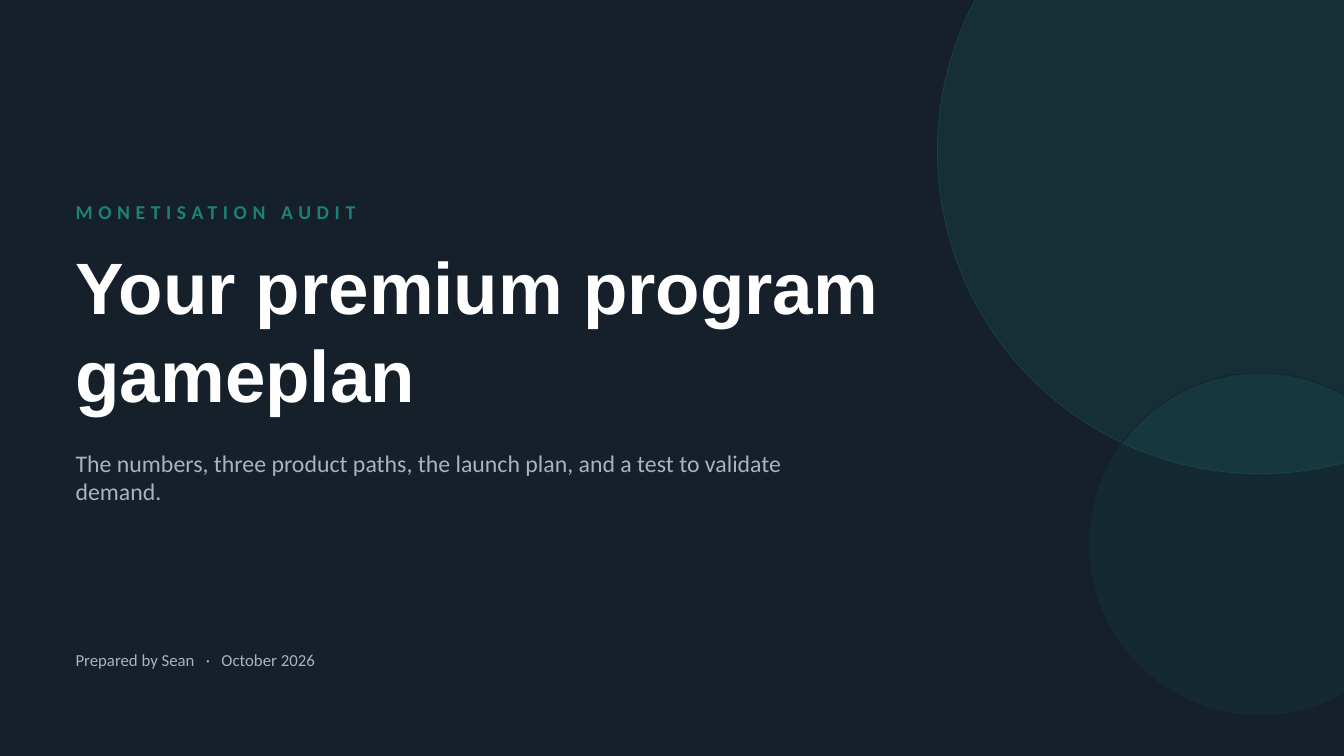
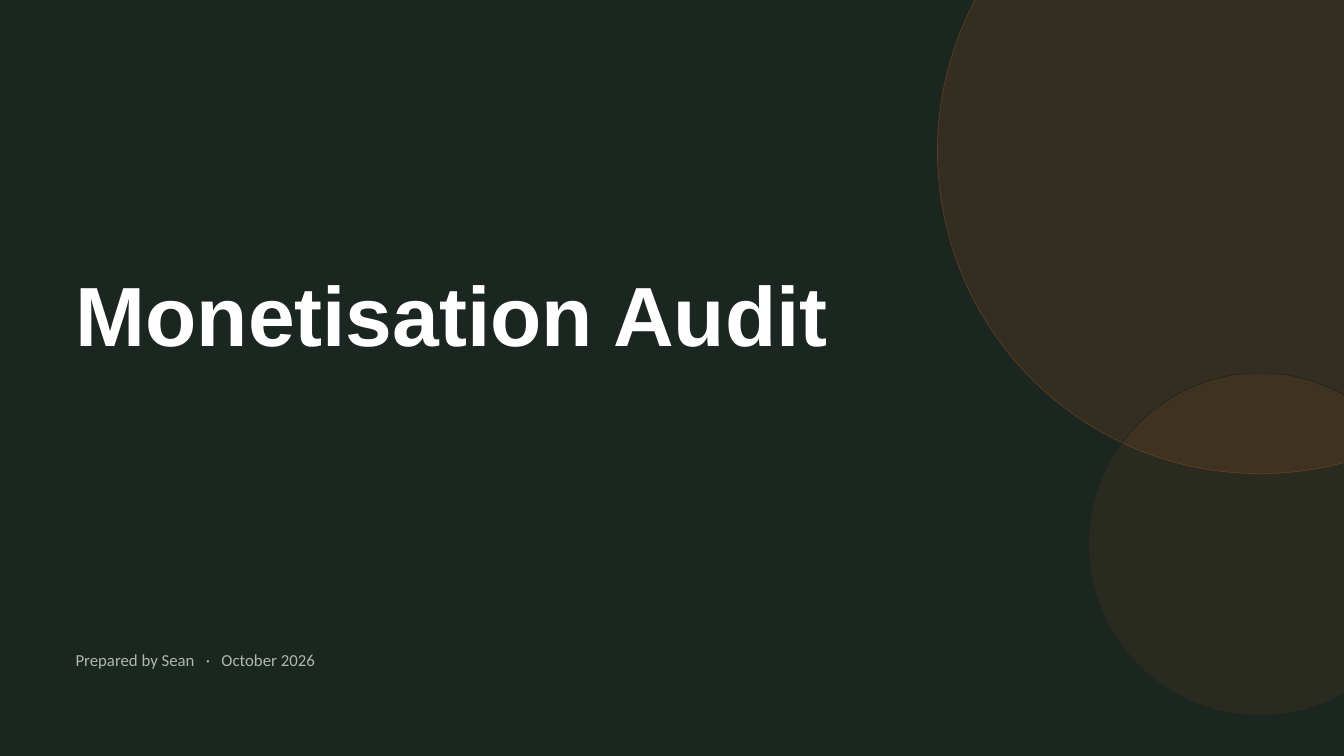
Before and after one commit to supsean/First-App-Sean, a slide deck: slide 1 of decks/mobility-audit.pptx. Drawn at 1344x756 pixels with LibreOffice and Linux fonts; fonts in the diff are those of the drawing. Boxes give left, top, right and bottom in pixels: in the first picture for what was removed or moved away, otherwise in the second. Text is boxed around its words. In the diff, an @@ line names an element or a change of style, - is before the commit and + after.

```diff
--- a/decks/mobility-audit.pptx
+++ b/decks/mobility-audit.pptx
@@ background #15202B to #1C2620 @@
@@ ellipse at box(938, 0, 1344, 474): fill #1E8077 at 16% opacity to #C8652A at 14% opacity; outline #1E8077 0.5 pt to #C8652A 0.5 pt @@
@@ text "Monetisation Audit" at box(76, 285, 827, 347): vertical alignment middle to top @@
@@ text removed at box(76, 261, 878, 415) @@
-Your premium program gameplan
@@ text at box(76, 285, 827, 347): text changed; size 14 to 60 pt; font Calibri to Arial; text colour #1E8077 to #FFFFFF @@
-MONETISATION AUDIT
+Monetisation Audit
@@ ellipse at box(1089, 373, 1344, 716): fill #1E8077 at 10% opacity to #C8652A at 8% opacity; outline #15202B 0.5 pt to #1C2620 0.5 pt @@
@@ text removed at box(76, 455, 781, 500) @@
-The numbers, three product paths, the launch plan, and a test to validate demand.
@@ text "Prepared by Sean · October ..." at box(76, 654, 315, 669): text colour #A7B4BF to #AEB8AF @@
```
Also in this commit, not shown: 6 other slides changed, 1 other file.
